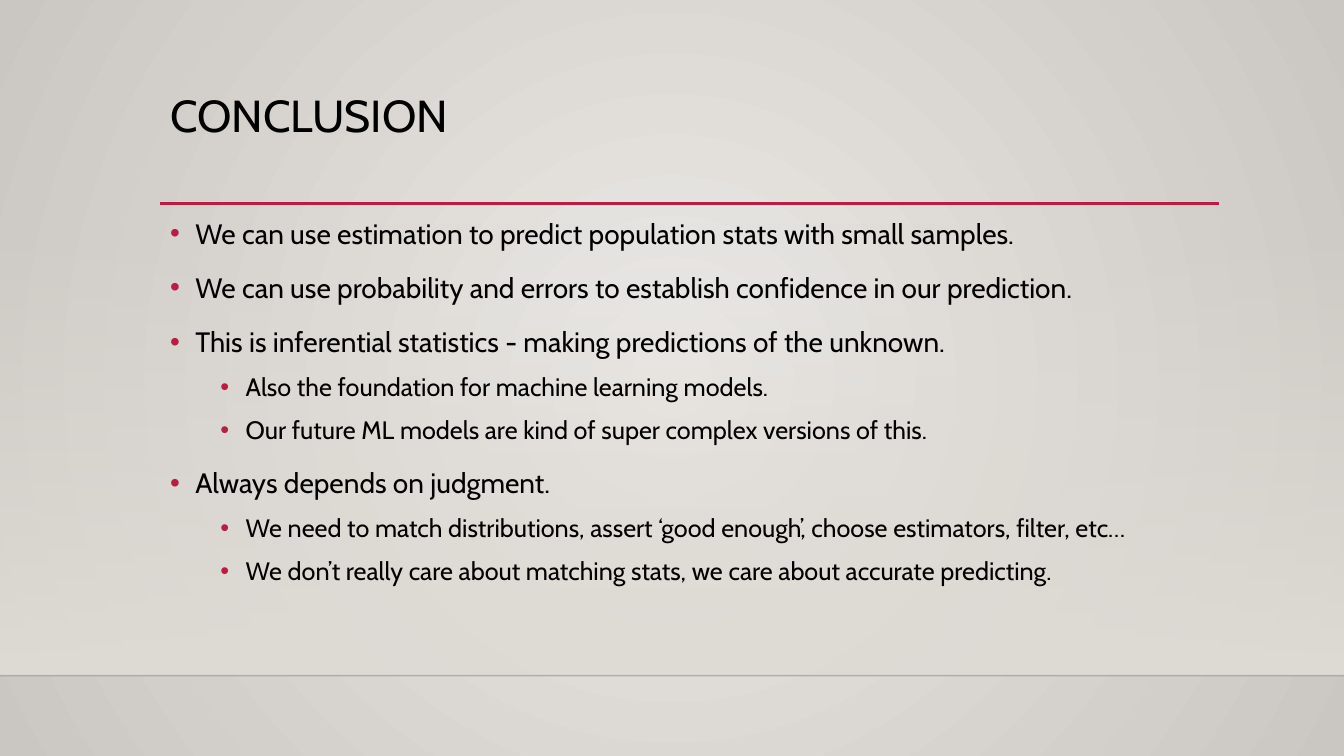
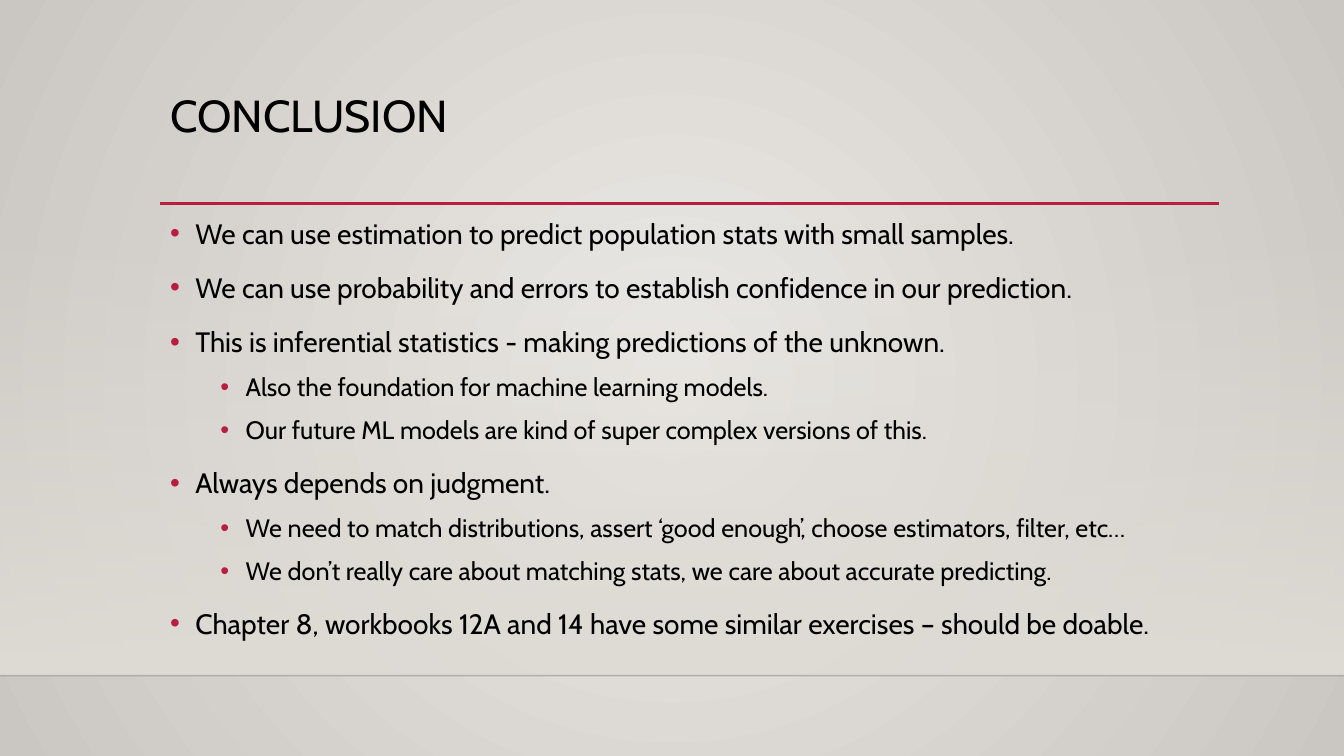
Before and after one commit to AkeemSemperDataScience/Basic_Stats_in_Python_Student_Repository, a slide deck: slide 33 of reference_material/slides/016_Sampling_Estimation.pptx (slide 32 before the commit). Drawn at 1344x756 pixels with LibreOffice and Linux fonts; fonts in the diff are those of the drawing; background and template pictures are left out. Boxes give left, top, right and bottom in pixels: in the first picture for what was removed or moved away, otherwise in the second. Text is boxed around its words. In the diff, an @@ line names an element or a change of style, - is before the commit and + after.

```diff
--- a/reference_material/slides/016_Sampling_Estimation.pptx
+++ b/reference_material/slides/016_Sampling_Estimation.pptx
@@ text at (x1=195, y1=613, x2=1150, y2=640): paragraph added @@
+• Chapter 8, workbooks 12A and 14 have some similar exercises – should be doable.
```
Also in this commit, not shown: 4 other slides changed, 1 slide added, 5 other files.
